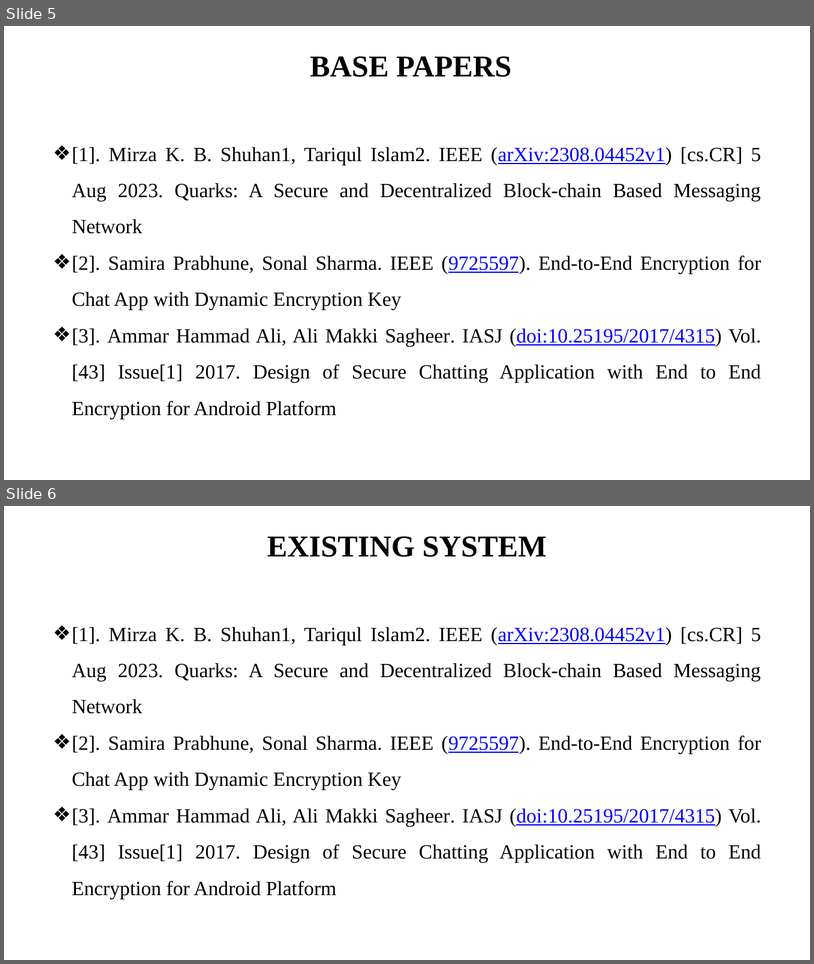
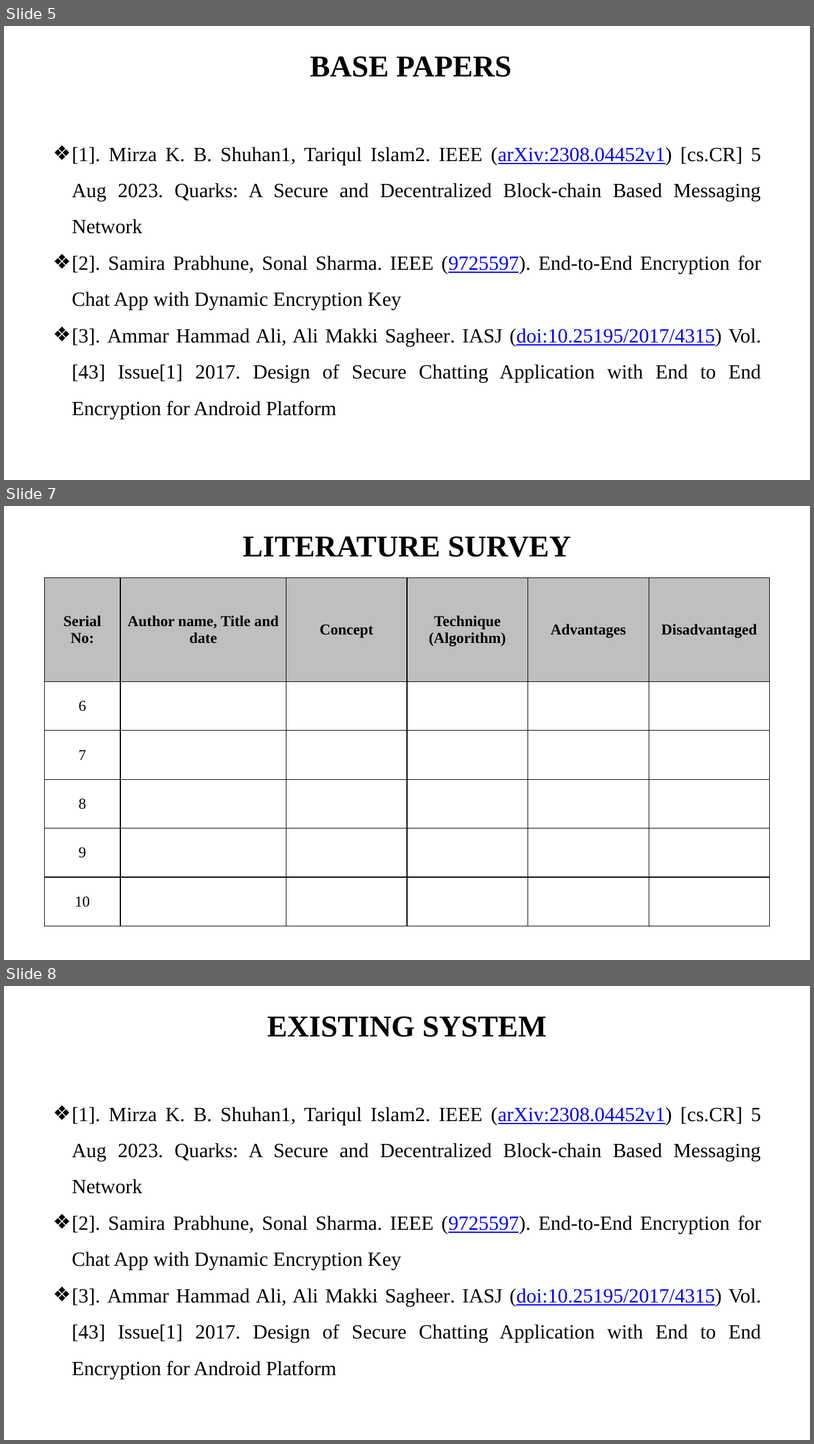
Before and after one commit to i-am-smf/Secure-Chat-using-Blockchain, a slide deck: DOCS/First Review.pptx. Shown one above the other, each under a label of ours: slides 5 and 6 before the commit, slides 5, 7 and 8 after it; the slides between them are not shown. The pictures are 814x964 and 814x1444 pixels, drawn with LibreOffice and Linux fonts; fonts in the diff are those of the drawing. Boxes give left, top, right and bottom in pixels: in the first picture for what was removed or moved away, otherwise in the second. Text is boxed around its words. In the diff, an @@ line names an element or a change of style, - is before the commit and + after.

```diff
--- a/DOCS/First Review.pptx
+++ b/DOCS/First Review.pptx
@@ slide 7 added at box(4, 506, 810, 960), background #FFFFFF @@
@@ title added at box(243, 536, 571, 557), 36 pt, text #000000, bold @@
+LITERATURE SURVEY
@@ table added at box(45, 578, 770, 926), 6 rows, 6 columns @@
+Serial No: | Author name, Title and date | Concept | Technique (Algorithm) | Advantages | Disadvantaged
+6 |  |  |  |  | 
+7 |  |  |  |  | 
+8 |  |  |  |  | 
+9 |  |  |  |  | 
+10 |  |  |  |  | 
@@ what was slide 6 is now slide 8 @@
```
Also in this commit, not shown: 1 slide changed, 1 other slide added, 2 other files.
